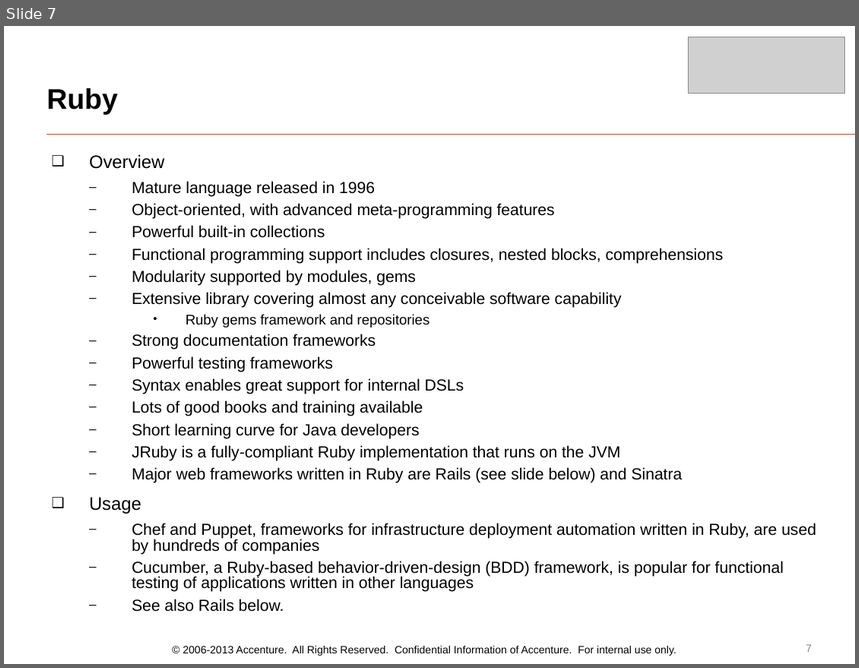
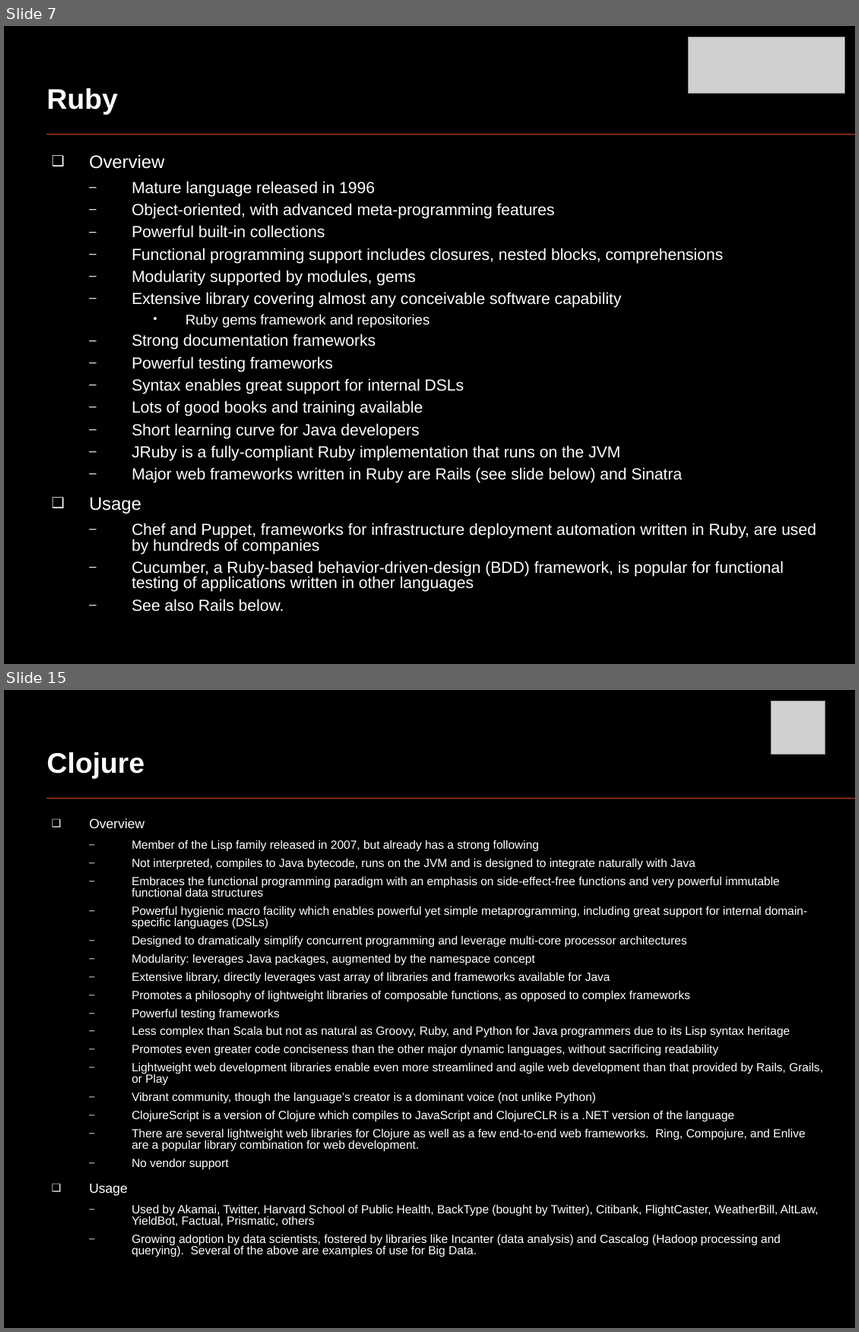
Before and after one commit to oscarrenalias/openslava-2013, a slide deck: Dynamic languages/Java Slava 2013 - Dynamic languages PoV.pptx. Shown one above the other, each under a label of ours: slide 7 before the commit, slides 7 and 15 after it; the slides between them are not shown. The pictures are 859x668 and 859x1332 pixels, drawn with LibreOffice and Linux fonts; fonts in the diff are those of the drawing; grey boxes stand for pictures. Boxes give left, top, right and bottom in pixels: in the first picture for what was removed or moved away, otherwise in the second. Text is boxed around its words. In the diff, an @@ line names an element or a change of style, - is before the commit and + after.

```diff
--- a/Dynamic languages/Java Slava 2013 - Dynamic languages PoV.pptx
+++ b/Dynamic languages/Java Slava 2013 - Dynamic languages PoV.pptx
@@ slide 15 added at (4,690,855,1328), background #000000; not listed: 1 template element that a slide beside it also shows @@
@@ picture added at (772,701,826,755) @@
@@ title added at (47,752,145,779), 24 pt, text #FFFFFF, bold @@
+Clojure
@@ text added at (89,818,823,1258), 10 pt, text #FFFFFF @@
+  ❑ Overview
+    – Member of the Lisp family released in 2007, but already has a strong following
+    – Not interpreted, compiles to Java bytecode, runs on the JVM and is designed to integrate naturally with Java
+    – Embraces the functional programming paradigm with an emphasis on side-effect-free functions and very powerful immutable functional data structures
+    – Powerful hygienic macro facility which enables powerful yet simple metaprogramming, including great support for internal domain-specific languages (DSLs)
+    – Designed to dramatically simplify concurrent programming and leverage multi-core processor architectures
+    – Modularity: leverages Java packages, augmented by the namespace concept
+    – Extensive library, directly leverages vast array of libraries and frameworks available for Java
+    – Promotes a philosophy of lightweight libraries of composable functions, as opposed to complex frameworks
+    – Powerful testing frameworks
+    – Less complex than Scala but not as natural as Groovy, Ruby, and Python for Java programmers due to its Lisp syntax heritage
+    – Promotes even greater code conciseness than the other major dynamic languages, without sacrificing readability
+    – Lightweight web development libraries enable even more streamlined and agile web development than that provided by Rails, Grails, or Play
+    – Vibrant community, though the language’s creator is a dominant voice (not unlike Python)
+    – ClojureScript is a version of Clojure which compiles to JavaScript and ClojureCLR is a .NET version of the language
+    – There are several lightweight web libraries for Clojure as well as a few end-to-end web frameworks. Ring, Compojure, and Enlive are a popular library combination for web development.
+    – No vendor support
+  ❑ Usage
+    – Used by Akamai, Twitter, Harvard School of Public Health, BackType (bought by Twitter), Citibank, FlightCaster, WeatherBill, AltLaw, YieldBot, Factual, Prismatic, others
+    – Growing adoption by data scientists, fostered by libraries like Incanter (data analysis) and Cascalog (Hadoop processing and querying). Several of the above are examples of use for Big Data.
@@ slide 7 changed as well @@
@@ background #FFFFFF to #000000 @@
@@ title "Ruby" at (47,88,117,115): text colour #000000 to #FFFFFF @@
@@ text "Overview" at (89,154,816,612): text colour #000000 to #FFFFFF; bullet colour #000000 to #FFFFFF @@
@@ text removed at (183,646,677,656) @@
-© 2006-2013 Accenture. All Rights Reserved. Confidential Information of Accenture. For internal use only.
@@ page number removed at (806,645,812,652) @@
-7
```
Also in this commit, not shown: 6 other slides changed, 23 other slides added, 1 slide removed.
